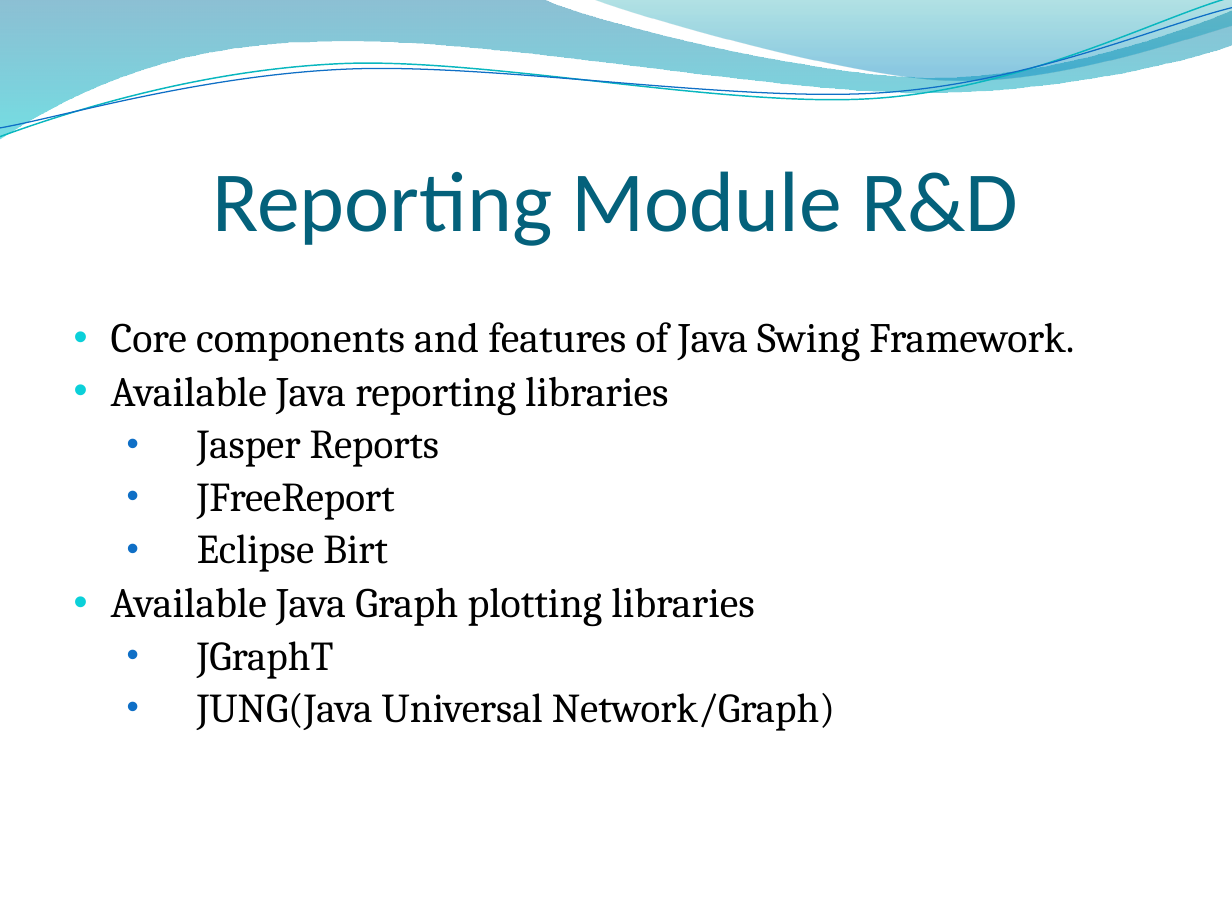
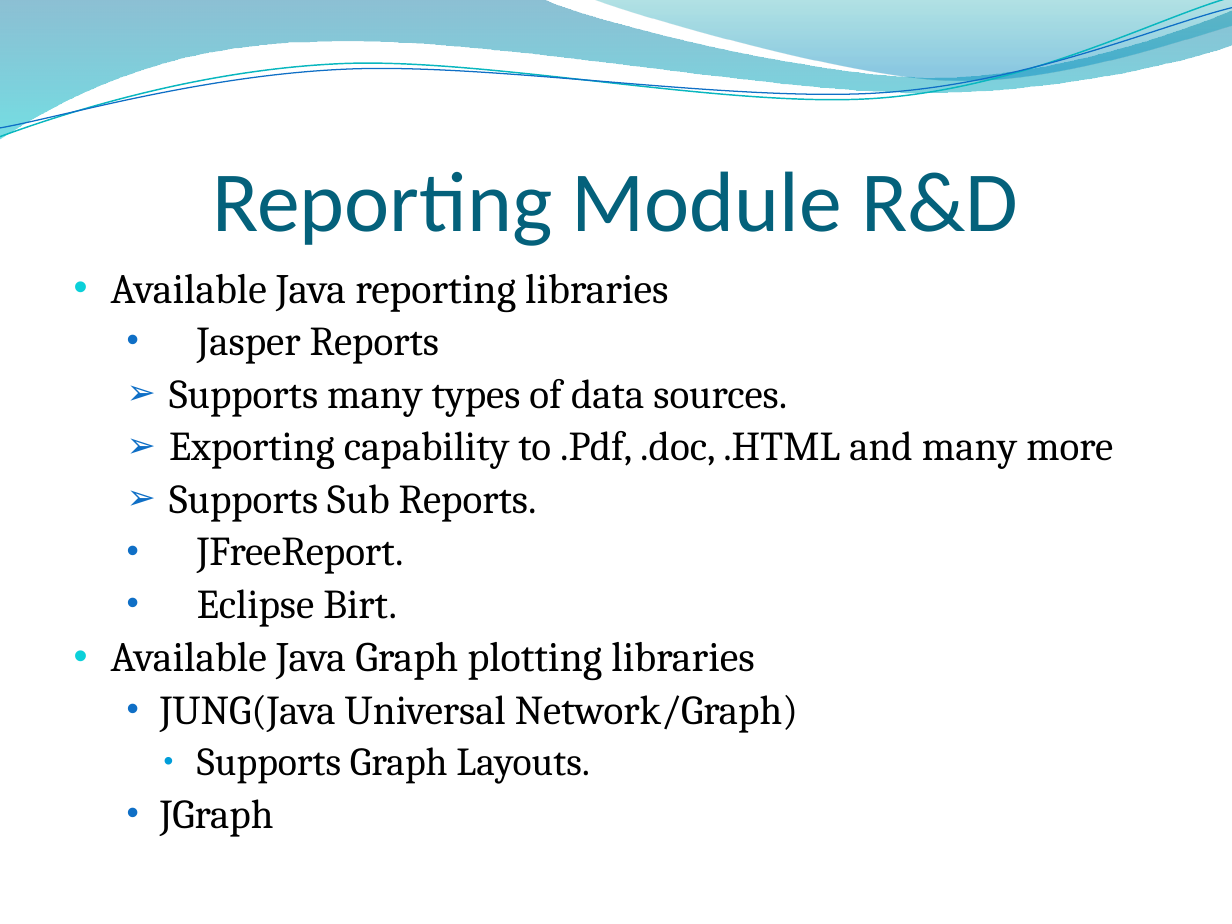
Before and after one commit to RizwanSaeedi/project-plagiabust, a slide deck: slide 36 of project docs/Final Presentation.pptx. Drawn at 1232x924 pixels with LibreOffice and Linux fonts; fonts in the diff are those of the drawing; background and template pictures are left out. Boxes give left, top, right and bottom in pixels: in the first picture for what was removed or moved away, otherwise in the second. Text is boxed around its words. In the diff, an @@ line names an element or a change of style, - is before the commit and + after.

```diff
--- a/project docs/Final Presentation.pptx
+++ b/project docs/Final Presentation.pptx
@@ text at [111, 322, 1074, 362]: paragraph removed @@
-• Core components and features of Java Swing Framework.
@@ text at [169, 379, 1113, 627]: text changed @@
-  • JFreeReport
-  • Eclipse Birt
+  ➢ Supports many types of data sources.
+  ➢ Exporting capability to .Pdf, .doc, .HTML and many more
+  ➢ Supports Sub Reports.
+  • JFreeReport.
+  • Eclipse Birt.
@@ text at [197, 641, 334, 679]: paragraph removed @@
-  • JGraphT
@@ text at [160, 747, 590, 837]: paragraphs added @@
+    • Supports Graph Layouts.
+  • JGraph
```
Also in this commit, not shown: 1 other slide changed, 1 slide added.
